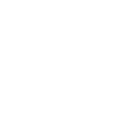
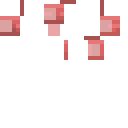
The second 128×128 image is a revision of the first. Changes to its layers:
showed "Layer", opacity 100% → 85%, moved it above "Layer #4", painted on it over 0, 0, 120, 60
renamed "Layer copy #3" to "Layer #4", opacity 45% → 20%, painted on it over 0, 4, 120, 56
removed layer "Layer copy #2" (was 60%) over 12, 8, 120, 56
removed layer "Layer copy #1" (was 70%) over 12, 16, 120, 60
removed layer "Layer copy" (was 85%) over 0, 0, 104, 40
"Layer #3": opacity 35% → 20%, painted on it over 0, 8, 112, 56
painted on "Layer #1" over 0, 8, 112, 56
